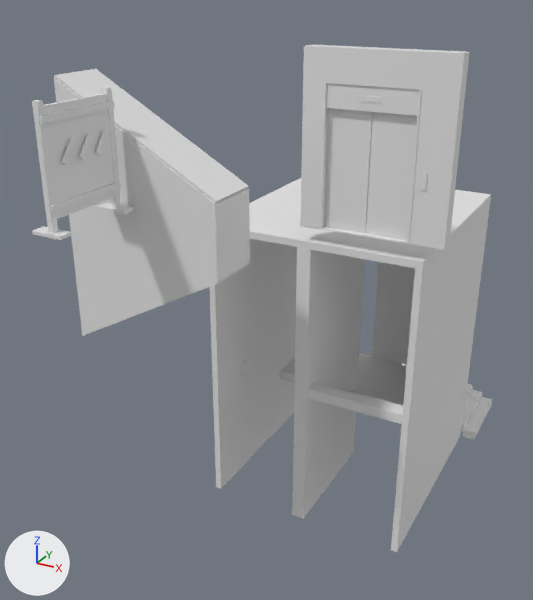
Two versions of the Blender file SourceAssets/Stages/Floor02/GameStairLink.blend, one commit apart.
The view is the same before and after, from a camera (50 mm lens) standing at (-12.22, -12.44, 4.11) and looking at (-18.92, -0.24, -1.99). The axes (+X, +Y, +Z) are drawn at lower left. The lights are the same throughout. The first picture is the older version.

The first picture shows 'SM_GameStairLink'.
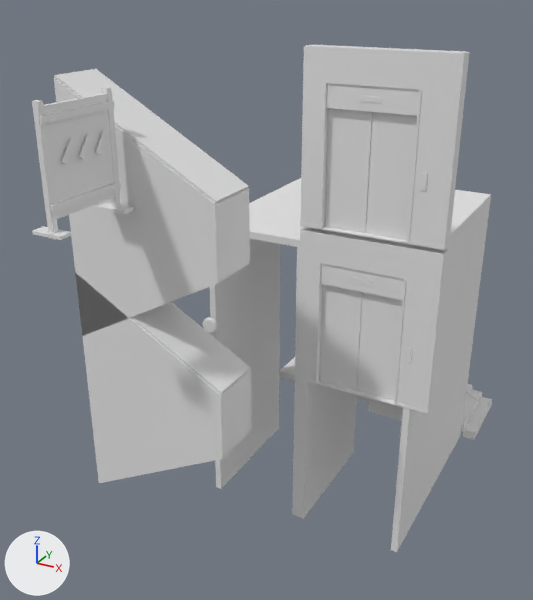
What the commit changed:
me_sm_gamestairlink is used by ob_sm_gamestairlink; location (0.0, 0.0, 0.0).
me_sm_gamestairlink had 816 vertices, 614 faces and spanned x -20.62..-15.15, y -5.49..5.48, z -6.52..3.06.
me_sm_gamestairlink now has 824 vertices, 620 faces and spans x -22.3..-15.15, y -5.49..5.48, z -6.52..3.06.
me_sm_gamestairlink part 1: the loose piece of 64 vertices spanning x -15.72..-15.64, y 0.95..1.29, z -2.12..-1.78 is turned 90 degrees about the z axis through its middle, then moved by (-4.07, -2.24, -0.45).
me_sm_gamestairlink part 2: the loose piece of 64 vertices spanning x -19.68..-19.6, y -0.12..0.22, z -4.09..-3.75 is moved by (-2.62, -0.05, 0.47).
me_sm_gamestairlink part 3: a new loose piece, a box spanning x -17.81..-17.42, y -1.0..-0.7, z -3.16..-0.09, in mat_kd_f03_paintwarmwhite (white #e7e7e7).
me_sm_gamestairlink part 4: a new loose piece, a box spanning x -15.78..-15.18, y -1.0..-0.7, z -3.16..-0.09, in mat_kd_f03_paintwarmwhite (white #e7e7e7).
me_sm_gamestairlink part 5: a new loose piece, a box spanning x -17.42..-15.78, y -1.0..-0.7, z -0.65..-0.09, in mat_kd_f03_paintwarmwhite (white #e7e7e7).
me_sm_gamestairlink part 6: a new loose piece, a box spanning x -17.422..-17.39, y -1.019..-0.77, z -3.15..-0.65, in mat_kd_f03_silvermetal (white #e7e7e7).
me_sm_gamestairlink part 7: a new loose piece, a box spanning x -15.81..-15.778, y -1.019..-0.77, z -3.15..-0.65, in mat_kd_f03_silvermetal (white #e7e7e7).
me_sm_gamestairlink part 8: a new loose piece, a box spanning x -17.378..-16.606, y -0.9..-0.845, z -3.133..-1.07, in mat_kd_f03_silvermetal (white #e7e7e7).
me_sm_gamestairlink part 9: a new loose piece, a box spanning x -16.594..-15.822, y -0.9..-0.845, z -3.133..-1.07, in mat_kd_f03_silvermetal (white #e7e7e7).
me_sm_gamestairlink part 10: a new loose piece, a box spanning x -17.39..-15.81, y -1.018..-0.844, z -3.149..-3.134, in mat_kd_f03_silvermetal (white #e7e7e7).
me_sm_gamestairlink part 11: a new loose piece, a box spanning x -17.39..-15.81, y -0.98..-0.78, z -1.05..-0.65, in mat_kd_f03_silvermetal (white #e7e7e7).
me_sm_gamestairlink part 12: a new loose piece, a box spanning x -16.784..-16.416, y -0.992..-0.984, z -0.9..-0.807, in mat_kd_f03_blackplastic (white #e7e7e7).
me_sm_gamestairlink part 13: a new loose piece, a box spanning x -15.778..-15.18, y -1.009..-1.003, z -3.149..-3.098, in mat_kd_f03_blackplastic (white #e7e7e7).
me_sm_gamestairlink part 14: 22 loose pieces with 176 vertices, spanning x -17.6..-15.64, y -1.01..1.81, z -4.89..-2.26, are deleted.
me_sm_gamestairlink part 15: 4 vertices moved from x -19.81..-19.68, y 3.65, z -6.52..-0.42 to x -19.81..-19.68, y 1.8, z -6.52..-0.42; 8 vertices removed from x -17.6..-15.64, y 1.52..1.8, z -5.05..-4.85.
me_sm_gamestairlink part 16: 16 vertices added at x -20.62..-17.77, y -3.84..-2.87, z -4.8..-0.41.
Other edits to the shape of me_sm_gamestairlink do not show in these pictures.

Boxes [x1, y1, x2, y2] around the edits, measured in the pictures (533 x 600 px; the box of a moved part takes in the faces that stretch with it):
part 1 of me_sm_gamestairlink, moved or reshaped (not visible before): after [203, 317, 218, 334]
part 2 of me_sm_gamestairlink, moved or reshaped (not visible afterwards): before [239, 361, 249, 376]
part 3 of me_sm_gamestairlink, added: after [297, 227, 324, 384]
part 4 of me_sm_gamestairlink, added: after [396, 245, 449, 414]
part 5 of me_sm_gamestairlink, added: after [319, 230, 412, 279]
part 6 of me_sm_gamestairlink, added: after [315, 263, 323, 384]
part 7 of me_sm_gamestairlink, added: after [394, 279, 406, 406]
part 8 of me_sm_gamestairlink, added: after [320, 284, 363, 391]
part 9 of me_sm_gamestairlink, added: after [357, 292, 402, 401]
part 10 of me_sm_gamestairlink, added: after [317, 380, 394, 405]
part 11 of me_sm_gamestairlink, added: after [320, 264, 404, 300]
part 12 of me_sm_gamestairlink, added: after [351, 277, 371, 286]
part 13 of me_sm_gamestairlink, added: after [396, 403, 428, 414]
part 14 of me_sm_gamestairlink, deleted: before [307, 363, 407, 424]
part 15 of me_sm_gamestairlink, reshaped: before [215, 239, 406, 488]; after [215, 239, 280, 488]
part 16 of me_sm_gamestairlink, added: after [75, 273, 252, 483]
